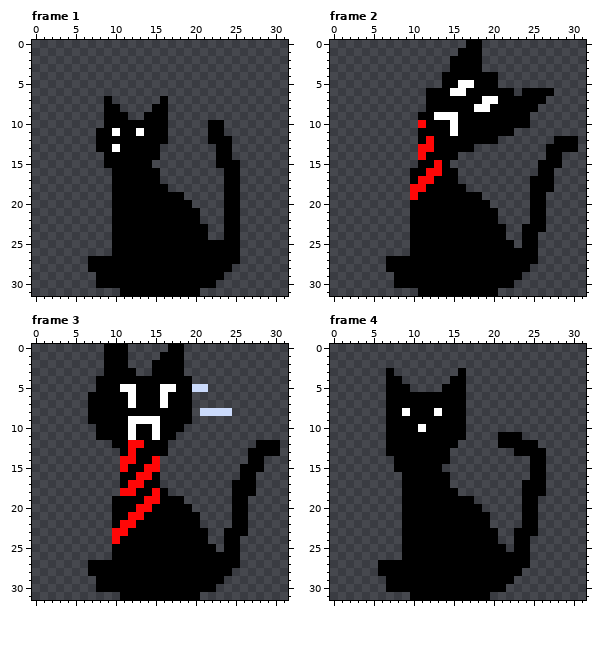
Two states of a pixel-art file, Assets/Sprites/Cat32Test.aseprite. Above is the file before it was changed.
32x32 pixels, 4 frames. Shown: frame 1, frame 2, frame 3, frame 4.
New version:
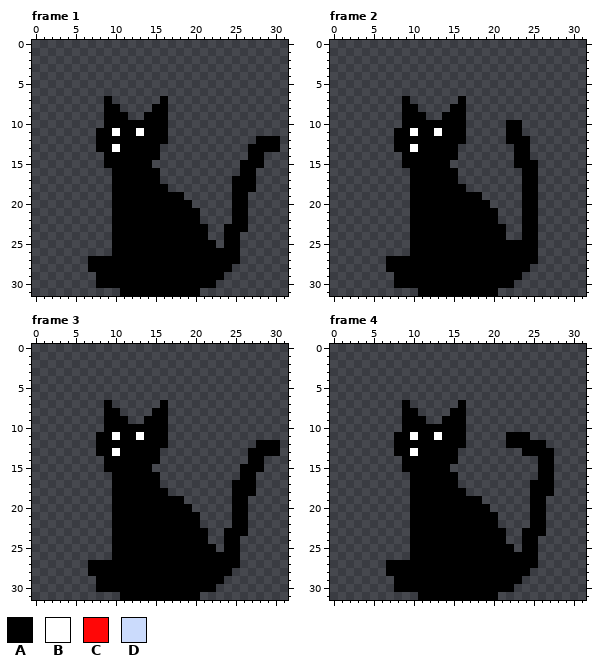
Palette (. is transparent): A #000000  B #ffffff  C #ff0707  D #cbdbfc
Change:
layer "Sit_HitResponse" now hidden
layer "Sit" now shown
--- frame 1
@@ x 20..31 @@
  9 ............
-10 ..AA........
-11 ..AA........
-12 ..AAA.......
-13 ...AA.......
-14 ...AA.......
-15 ...AAA......
-16 ....AA......
-17 ....AA......
-18 ....AA......
-19 ....AA......
-20 ....AA......
-21 A...AA......
-22 A...AA......
-23 AA..AA......
+10 ............
+11 ............
+12 ........AAA.
+13 .......AAAA.
+14 .......AA...
+15 ......AAA...
+16 ......AA....
+17 .....AAA....
+18 .....AAA....
+19 .....AA.....
+20 .....AA.....
+21 A....AA.....
+22 A....AA.....
+23 AA..AAA.....
 24 AA..AA......
-25 AAAAAA......
+25 AAA.AA......
 26 AAAAAA......
--- frame 2
@@ x 0..31 @@
- 0 .................AA.............
- 1 ................AAA.............
- 2 ...............AAAA.............
- 3 ...............AAAA.............
- 4 ..............AAAAAAA...........
- 5 ..............AABBAAA...........
- 6 ............AAABBAAAAAA.AAAA....
- 7 ............AAAAAAABBAAAAAA.....
- 8 ............AAAAAABBAAAAAA......
- 9 ...........AABBBAAAAAAAAA.......
-10 ...........CAAABAAAAAAAAA.......
-11 ...........AAAABAAAAAAA.........
-12 ...........ACAAAAAAAA.......AAA.
-13 ...........CCAAAAA.........AAAA.
-14 ...........CAAAA...........AA...
-15 ...........AACA...........AAA...
-16 ..........AACCAA..........AA....
-17 ..........ACCAAA.........AAA....
-18 ..........CCAAAAA........AAA....
-19 ..........CAAAAAAAA......AA.....
-20 ..........AAAAAAAAAA.....AA.....
-21 ..........AAAAAAAAAAA....AA.....
-22 ..........AAAAAAAAAAA....AA.....
-23 ..........AAAAAAAAAAAA..AAA.....
+ 0 ................................
+ 1 ................................
+ 2 ................................
+ 3 ................................
+ 4 ................................
+ 5 ................................
+ 6 ................................
+ 7 .........A......A...............
+ 8 .........AA....AA...............
+ 9 .........AAA..AAA...............
+10 .........AAAAAAAA.....AA........
+11 ........AABAABAAA.....AA........
+12 ........AAAAAAAAA.....AAA.......
+13 ........AABAAAAA.......AA.......
+14 .........AAAAAAA.......AA.......
+15 .........AAAAAA........AAA......
+16 ..........AAAAAA........AA......
+17 ..........AAAAAA........AA......
+18 ..........AAAAAAA.......AA......
+19 ..........AAAAAAAAA.....AA......
+20 ..........AAAAAAAAAA....AA......
+21 ..........AAAAAAAAAAA...AA......
+22 ..........AAAAAAAAAAA...AA......
+23 ..........AAAAAAAAAAAA..AA......
 24 ..........AAAAAAAAAAAA..AA......
-25 ..........AAAAAAAAAAAAA.AA......
+25 ..........AAAAAAAAAAAAAAAA......
 26 ..........AAAAAAAAAAAAAAAA......
--- frame 3
@@ x 5..26 @@
- 0 ....AAA.....AA........
- 1 ....AAA....AAA........
- 2 ....AAA...AAAA........
- 3 ....AAAA..AAAA........
- 4 ...AAAAAAAAAAAA.......
- 5 ...AAABBAAABBAADD.....
- 6 ..AAAAABAAABAAA.......
- 7 ..AAAAABAAABAAA.......
- 8 ..AAAAAAAAAAAAA.DDDD..
- 9 ..AAAAABBBBAAAA.......
-10 ...AAAABAABAAA........
-11 ...AAAABAABAA.........
-12 .....AACCAAA..........
-13 ......ACAAAA..........
-14 ......CCAAC...........
-15 ......CAACC..........A
-16 ......AACCA..........A
-17 ......ACCAA.........AA
-18 ......CCAACA........AA
-19 .....AAAACCAAA......AA
-20 .....AAACCAAAAA.....AA
-21 .....AACCAAAAAAA....AA
-22 .....ACCAAAAAAAA....AA
-23 .....CCAAAAAAAAAA..AAA
-24 .....CAAAAAAAAAAA..AA.
+ 0 ......................
+ 1 ......................
+ 2 ......................
+ 3 ......................
+ 4 ......................
+ 5 ......................
+ 6 ......................
+ 7 ....A......A..........
+ 8 ....AA....AA..........
+ 9 ....AAA..AAA..........
+10 ....AAAAAAAA..........
+11 ...AABAABAAA..........
+12 ...AAAAAAAAA..........
+13 ...AABAAAAA...........
+14 ....AAAAAAA...........
+15 ....AAAAAA...........A
+16 .....AAAAAA..........A
+17 .....AAAAAA.........AA
+18 .....AAAAAAA........AA
+19 .....AAAAAAAAA......AA
+20 .....AAAAAAAAAA.....AA
+21 .....AAAAAAAAAAA....AA
+22 .....AAAAAAAAAAA....AA
+23 .....AAAAAAAAAAAA..AAA
+24 .....AAAAAAAAAAAA..AA.
 25 .....AAAAAAAAAAAAA.AA.
--- frame 4
@@ x 0..31 @@
  2 ................................
- 3 .......A........A...............
- 4 .......AA......AA...............
- 5 .......AAA....AAA...............
- 6 .......AAAAAAAAAA...............
- 7 .......AAAAAAAAAA...............
- 8 .......AABAAABAAA...............
- 9 .......AAAAAAAAAA...............
-10 .......AAAABAAAAA...............
-11 .......AAAAAAAAAA....AAA........
-12 .......AAAAAAAAA.....AAAAA......
-13 .......AAAAAAAA........AAAA.....
-14 ........AAAAAAA..........AA.....
-15 ........AAAAAA...........AA.....
-16 .........AAAAAA..........AA.....
-17 .........AAAAAA.........AAA.....
-18 .........AAAAAAA........AAA.....
-19 .........AAAAAAAAA......AA......
-20 .........AAAAAAAAAA.....AA......
-21 .........AAAAAAAAAAA....AA......
-22 .........AAAAAAAAAAA....AA......
-23 .........AAAAAAAAAAAA..AAA......
-24 .........AAAAAAAAAAAA..AA.......
-25 .........AAAAAAAAAAAAA.AA.......
-26 .........AAAAAAAAAAAAAAAA.......
-27 ......AAAAAAAAAAAAAAAAAAA.......
-28 ......AAAAAAAAAAAAAAAAAA........
-29 .......AAAAAAAAAAAAAAAA.........
-30 .......AAAAAAAAAAAAAAA..........
-31 ..........AAAAAAAAAA............
+ 3 ................................
+ 4 ................................
+ 5 ................................
+ 6 ................................
+ 7 .........A......A...............
+ 8 .........AA....AA...............
+ 9 .........AAA..AAA...............
+10 .........AAAAAAAA...............
+11 ........AABAABAAA.....AAA.......
+12 ........AAAAAAAAA.....AAAAA.....
+13 ........AABAAAAA........AAAA....
+14 .........AAAAAAA..........AA....
+15 .........AAAAAA...........AA....
+16 ..........AAAAAA..........AA....
+17 ..........AAAAAA.........AAA....
+18 ..........AAAAAAA........AAA....
+19 ..........AAAAAAAAA......AA.....
+20 ..........AAAAAAAAAA.....AA.....
+21 ..........AAAAAAAAAAA....AA.....
+22 ..........AAAAAAAAAAA....AA.....
+23 ..........AAAAAAAAAAAA..AAA.....
+24 ..........AAAAAAAAAAAA..AA......
+25 ..........AAAAAAAAAAAAA.AA......
+26 ..........AAAAAAAAAAAAAAAA......
+27 .......AAAAAAAAAAAAAAAAAAA......
+28 .......AAAAAAAAAAAAAAAAAA.......
+29 ........AAAAAAAAAAAAAAAA........
+30 ........AAAAAAAAAAAAAAA.........
+31 ...........AAAAAAAAAA...........
Boxes around the changes in both pictures, in picture pixels (x1, y1, x2, y2):
changed: (208, 120, 280, 248)
changed: (394, 40, 578, 248)
changed: (88, 344, 232, 544)
changed: (378, 368, 554, 600)
